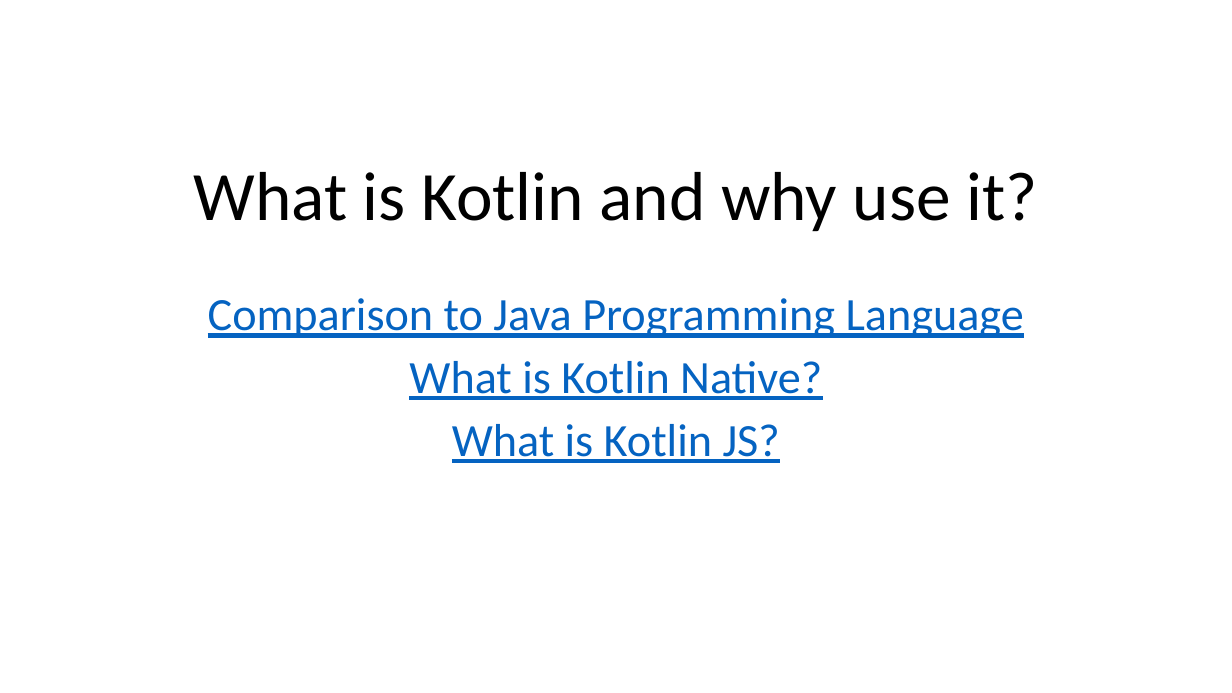
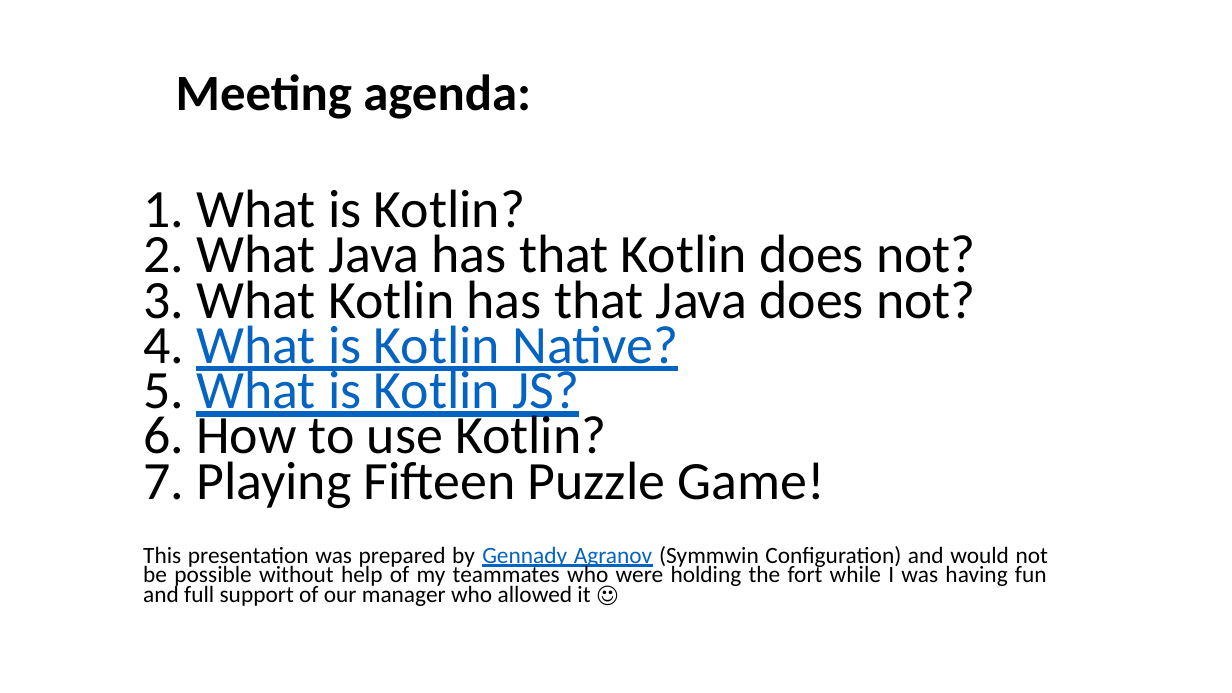
Before and after one commit to gagranov/kotlin-evaluation, a slide deck: slide 1 of What is Kotlin and why use it.pptx. Drawn at 1232x693 pixels with LibreOffice and Linux fonts; fonts in the diff are those of the drawing. Boxes give left, top, right and bottom in pixels: in the first picture for what was removed or moved away, otherwise in the second. Text is boxed around its words. In the diff, an @@ line names an element or a change of style, - is before the commit and + after.

```diff
--- a/What is Kotlin and why use it.pptx
+++ b/What is Kotlin and why use it.pptx
@@ title at bbox=[176, 74, 531, 119]: text changed; size 54 to 39.6 pt; bold on @@
-What is Kotlin and why use it?
+Meeting agenda:
@@ subtitle at bbox=[143, 189, 1048, 606]: text changed; size 36 to 18.2 pt; text colour #0563C1 to #000000 @@
-Comparison to Java Programming Language
-What is Kotlin Native?
-What is Kotlin JS?
+1. What is Kotlin?
+2. What Java has that Kotlin does not?
+3. What Kotlin has that Java does not?
+4. What is Kotlin Native?
+5. What is Kotlin JS?
+6. How to use Kotlin?
+7. Playing Fifteen Puzzle Game!
+This presentation was prepared by Gennady Agranov (Symmwin Configuration) and would not be possible without help of my teammates who were holding the fort while I was having fun and full support of our manager who allowed it ☺
```
Also in this commit, not shown: 13 slides added, 6 other files.
